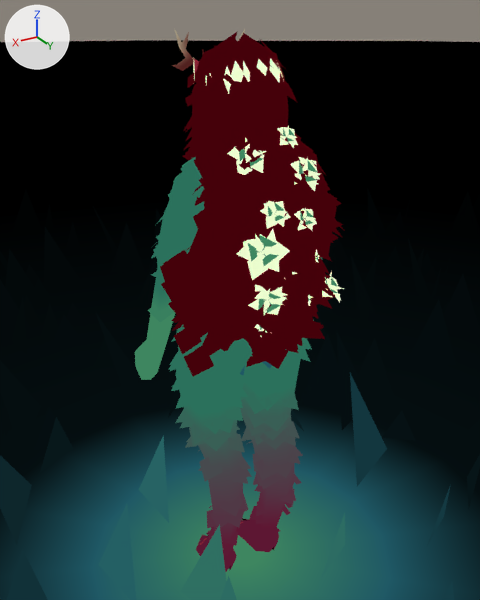
Before and after pictures for a commit that changed the glTF model ass/muma/muma.glb.
Before and after are seen from a 50 mm camera at (0.932, 1.543, 1.728) aimed at (0.003, -0.006, 0.954). Every picture has the same lights, and +X, +Y and +Z are marked at upper left. Vertices at the same position are counted once.

Objects in the first picture: 'Arms', 'Extra', 'Hair', 'Legs', 'Model', 'RenderGround'.
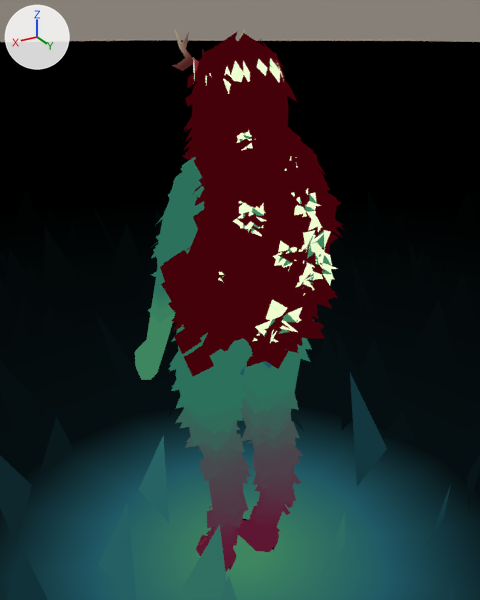
Where the change shows, as pixel boxes (x1, y1, x2, y2) in the pictures (480 x 600 px; the box of a moved part takes in the faces that stretch with it):
part 1 of me_hair, moved or reshaped: before (294, 208, 317, 231); after (291, 188, 320, 222)
part 2 of me_hair, moved or reshaped: before (227, 137, 267, 175); after (236, 131, 253, 150)
part 3 of me_hair, moved or reshaped (not visible afterwards): before (290, 157, 320, 192)
part 4 of me_hair, moved or reshaped (not visible before): after (296, 265, 318, 295)
part 5 of me_hair, moved or reshaped: before (260, 201, 290, 229); after (233, 201, 267, 237)
part 6 of me_hair, moved or reshaped: before (315, 250, 319, 263); after (299, 216, 330, 267)
part 7 of me_hair, moved or reshaped: before (308, 295, 312, 306); after (310, 248, 338, 285)
part 8 of me_hair, moved or reshaped: before (237, 229, 290, 280); after (273, 241, 297, 270)
part 9 of me_hair, moved or reshaped: before (248, 284, 288, 315); after (218, 272, 225, 281)
part 10 of me_hair, moved or reshaped: before (254, 324, 268, 337); after (253, 300, 302, 343)
part 11 of me_hair, deleted: before (322, 271, 343, 303)
part 12 of me_hair, deleted: before (278, 125, 298, 148)

The change, as a diff of the scene's bpy script:
```diff
--- a/ass/muma/muma.glb.py
+++ b/ass/muma/muma.glb.py
@@ me_hair @@
 me_hair.from_pydata(...)  # 2044 vertices, 1788 faces; spans x -0.267..0.301, y -0.144..0.27, z 0.818..1.689
 # used by ob_hair; location = (0.0, 0.0, 0.0)
+# me_hair part 1: the loose piece of 28 vertices spanning x -0.102..-0.028, y 0.18..0.234, z 1.219..1.277 is multiplied about its middle by the matrix ((1.458, -0.113, -0.285), (0.112, 1.486, -0.015), (0.285, -0.007, 1.462)), then moved by (-0.019, -0.028, 0.032)
+# me_hair part 2: the loose piece of 28 vertices spanning x -0.012..0.114, y 0.083..0.163, z 1.355..1.454 is multiplied about its middle by the matrix ((0.389, 0.04, 0.203), (-0.102, 0.414, 0.113), (-0.18, -0.147, 0.375)), then moved by (0.01, -0.004, 0.037)
+# me_hair part 3: the loose piece of 28 vertices spanning x -0.158..-0.051, y 0.108..0.187, z 1.306..1.397 is multiplied about its middle by the matrix ((0.607, 0.017, -0.003), (-0.016, 0.589, 0.147), (0.007, -0.147, 0.589)), then moved by (0.044, -0.013, 0.022)
+# me_hair part 4: the loose piece of 28 vertices spanning x -0.05..0.034, y 0.181..0.236, z 1.076..1.141 is multiplied about its middle by the matrix ((1.13, -0.026, -0.72), (0.517, 0.962, 0.776), (0.502, -0.932, 0.821)), then moved by (-0.065, -0.003, -0.037)
+# me_hair part 5: the loose piece of 28 vertices spanning x -0.013..0.074, y 0.178..0.242, z 1.244..1.307 is multiplied about its middle by the matrix ((1.129, 0.028, 0.375), (-0.215, 1.021, 0.573), (-0.308, -0.611, 0.974)), then moved by (0.053, -0.021, -0.011)
+# me_hair part 6: the loose piece of 28 vertices spanning x -0.144..-0.097, y 0.169..0.197, z 1.095..1.143 is multiplied about its middle by the matrix ((3.274, 0.446, 0.486), (-0.463, 3.307, 0.086), (-0.47, -0.151, 3.303)), then moved by (0.032, 0.02, 0.054)
+# me_hair part 7: the loose piece of 28 vertices spanning x -0.131..-0.072, y 0.144..0.193, z 0.983..1.035 is multiplied about its middle by the matrix ((1.982, -0.073, -0.16), (0.068, 1.988, -0.059), (0.162, 0.053, 1.983)), then moved by (-0.045, 0.002, 0.085)
+# me_hair part 8: the loose piece of 28 vertices spanning x -0.001..0.143, y 0.164..0.27, z 1.123..1.233 is multiplied about its middle by the matrix ((0.601, -0.06, -0.13), (0.135, 0.428, 0.425), (0.048, -0.442, 0.429)), then moved by (-0.067, 0.002, -0.02)
+# me_hair part 9: the loose piece of 28 vertices spanning x -0.015..0.106, y 0.183..0.247, z 0.991..1.096 is multiplied about its middle by the matrix ((0.35, 0.062, 0.031), (-0.057, 0.347, -0.06), (-0.041, 0.054, 0.351)), then moved by (0.103, -0.049, 0.069)
+# me_hair part 10: the loose piece of 28 vertices spanning x 0.014..0.075, y 0.17..0.215, z 0.935..0.985 is multiplied about its middle by the matrix ((2.682, -0.39, -0.664), (0.77, 1.386, 2.296), (0.009, -2.39, 1.44)), then moved by (-0.035, 0.005, 0.006)
+# me_hair part 11: the loose piece of 28 vertices spanning x -0.267..-0.159, y 0.077..0.185, z 0.947..1.047 is deleted
+# me_hair part 12: the loose piece of 28 vertices spanning x -0.089..-0.02, y 0.102..0.158, z 1.417..1.474 is deleted
 me_hair.materials.append(mat_unshaded)
```
